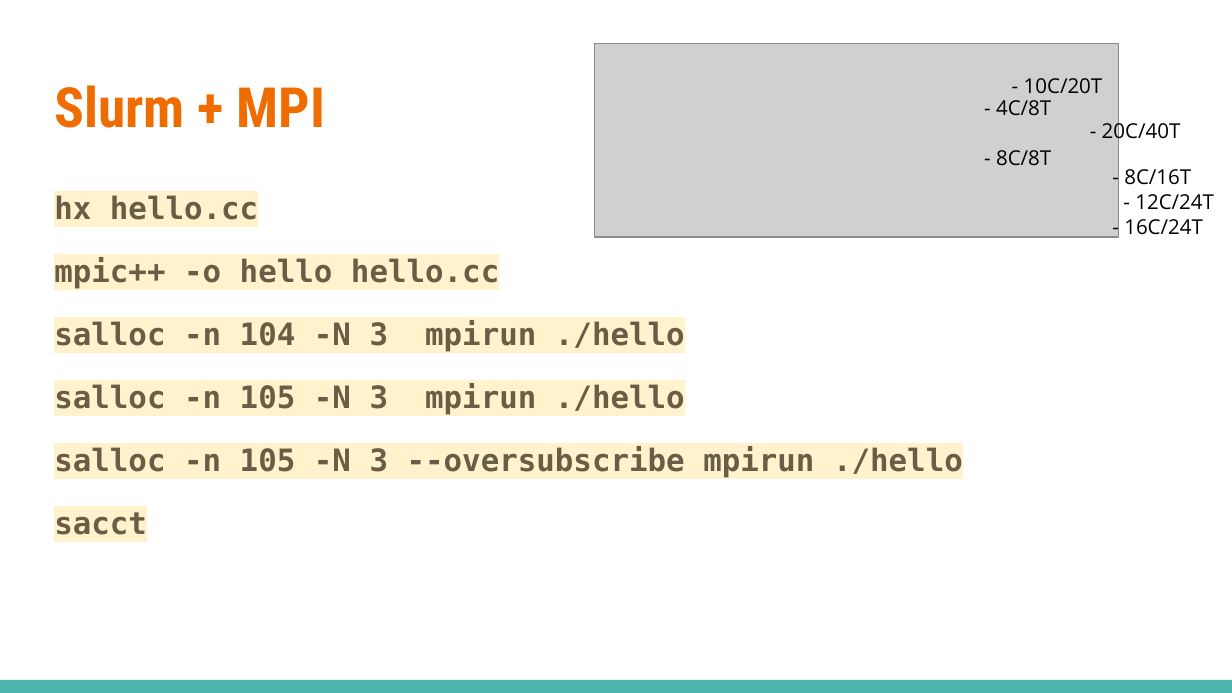
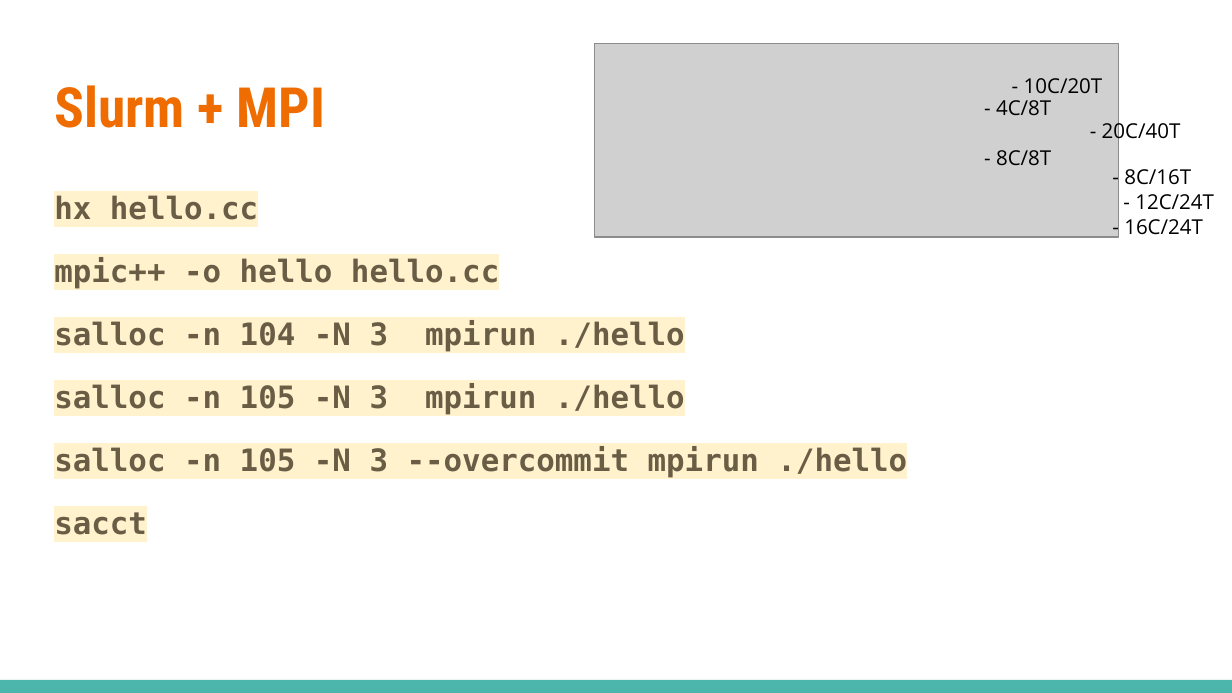
Before and after one commit to theodoreleebrant/TA-2425S1, a slide deck: slide 8 of CS3210/pptx/CS3210-TL8 (Lab 4).pptx. Drawn at 1232x693 pixels with LibreOffice and Linux fonts; fonts in the diff are those of the drawing; grey boxes stand for pictures. Boxes give left, top, right and bottom in pixels: in the first picture for what was removed or moved away, otherwise in the second. Text is boxed around its words. In the diff, an @@ line names an element or a change of style, - is before the commit and + after.

```diff
--- a/CS3210/pptx/CS3210-TL8 (Lab 4).pptx
+++ b/CS3210/pptx/CS3210-TL8 (Lab 4).pptx
@@ text at box(54, 446, 907, 478): text changed @@
-salloc -n 105 -N 3 --oversubscribe mpirun ./hello
+salloc -n 105 -N 3 --overcommit mpirun ./hello
```
Also in this commit, not shown: 1 other slide changed, 1 other file.
